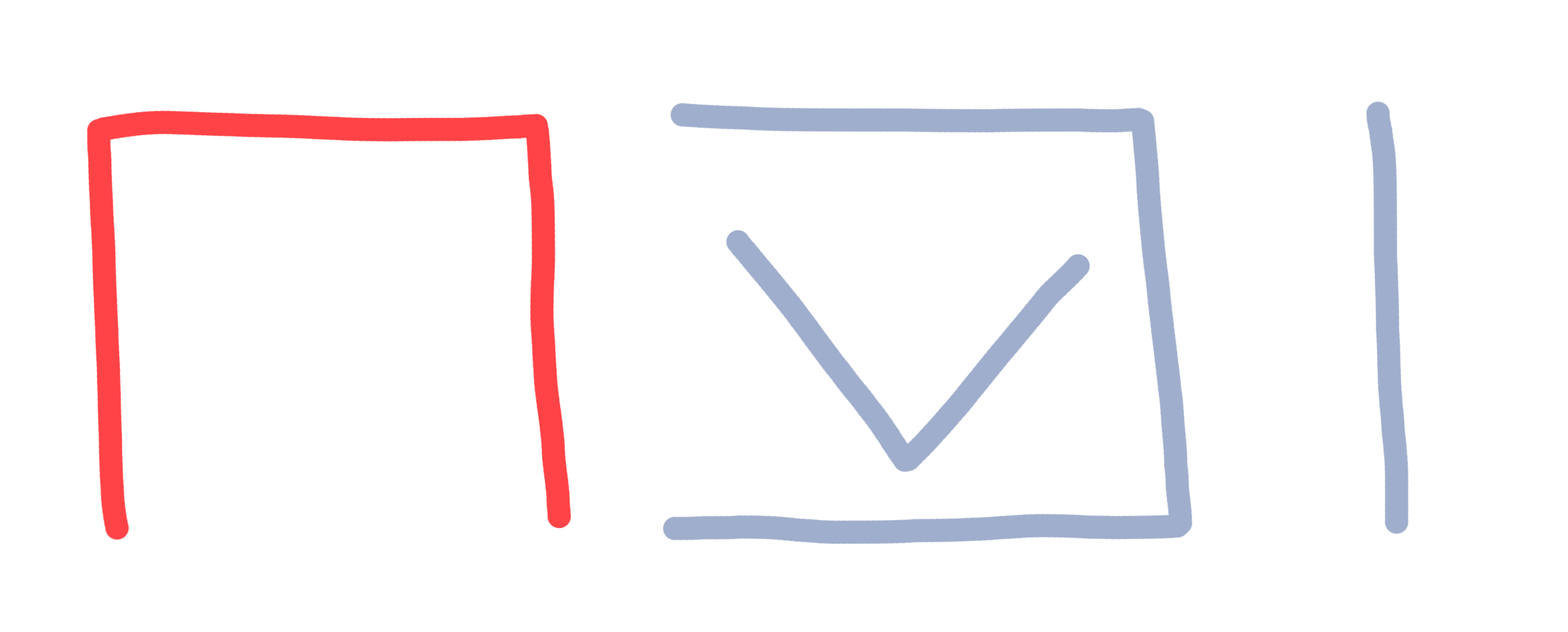
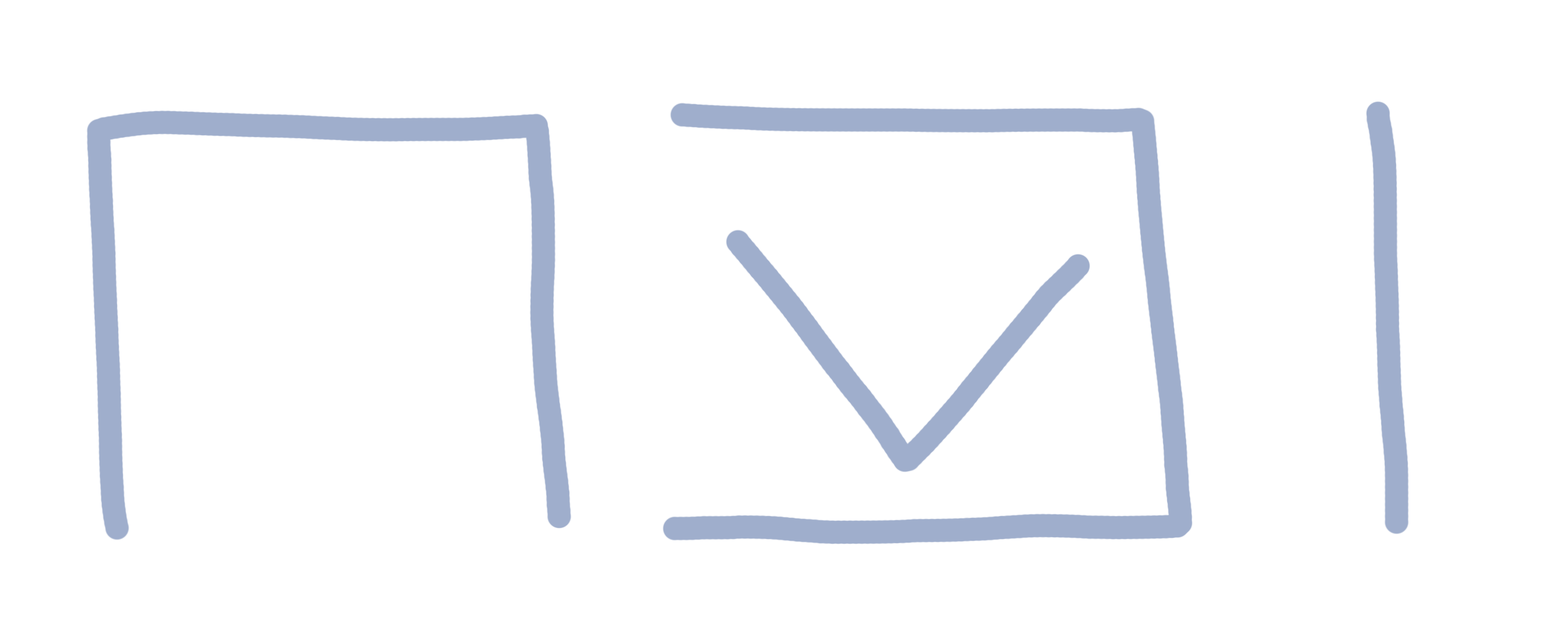
Layer changes from the first 1568×632 image to the second:
painted on "Layer 3" over (86, 109, 572, 541)
removed layer "Layer 2" over (86, 109, 572, 541)
